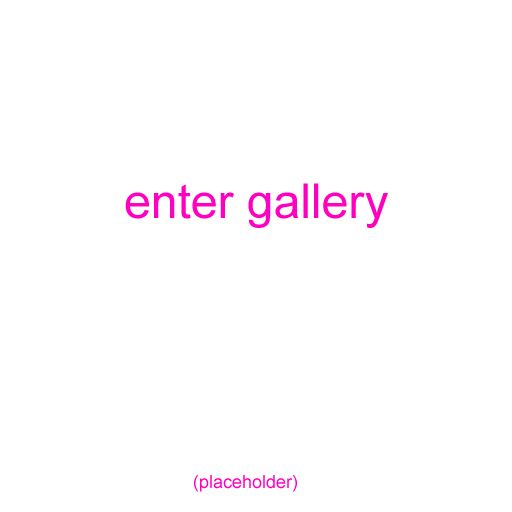
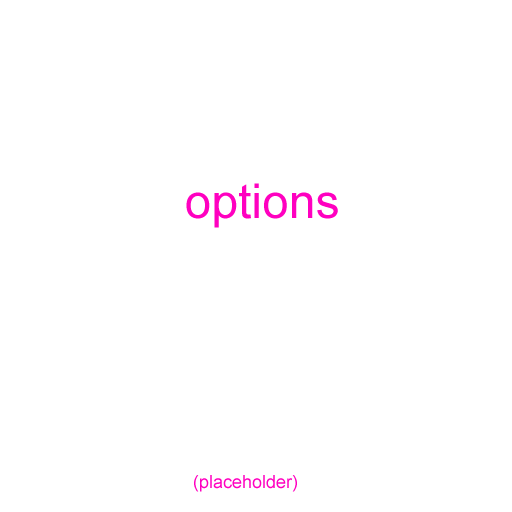
Comparing the layer stacks of the two w=512, h=512 images. Changes:
renamed "enter gallery" to "options", painted on it over (x1=125, y1=183, x2=388, y2=228)
